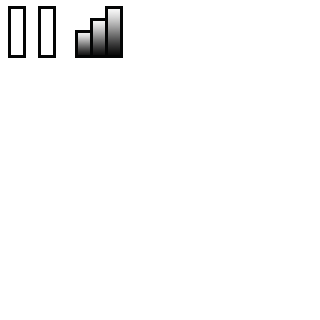
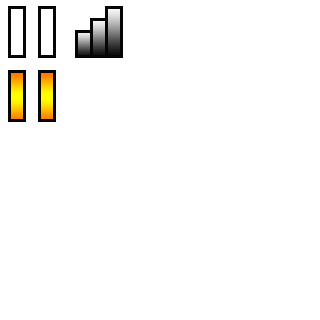
Before/after of a 320x320 layered artwork. What changed in the layer stack:
painted on "Rectangle 3" (3rd of 7, in "btnPause_highlight") over (x1=8, y1=70, x2=26, y2=122)
painted on "Rectangle 3" (4th of 7, in "btnPause_highlight") over (x1=38, y1=70, x2=56, y2=122)
